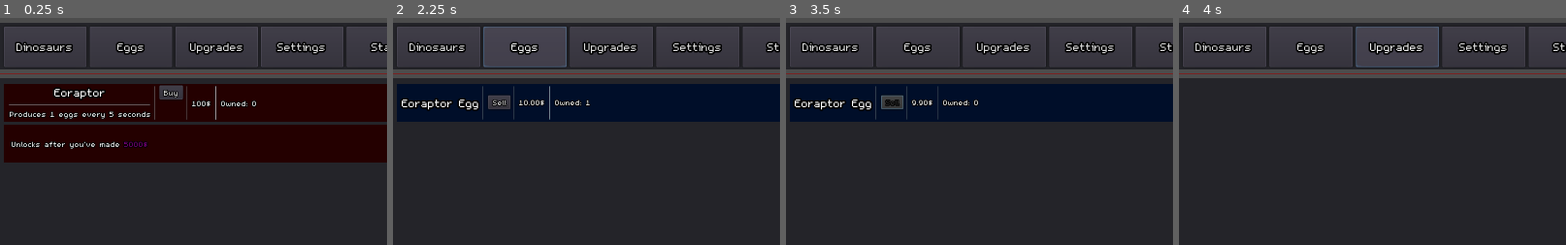
Above: before the commit, frames 1-4 (left to right).
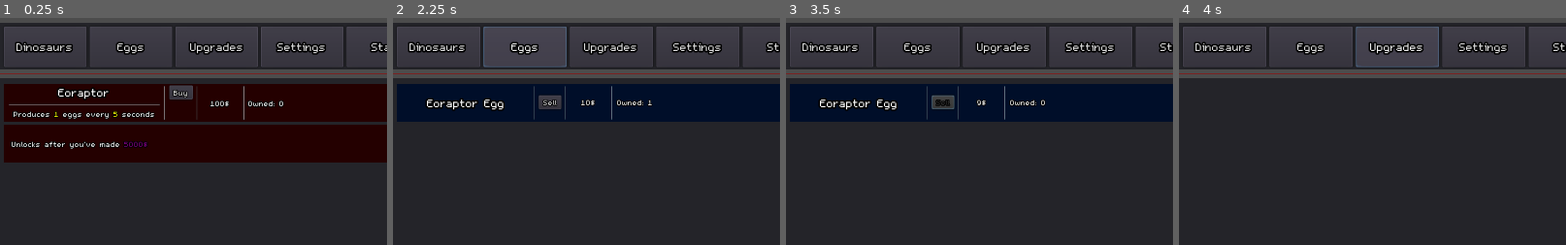
Above: after the commit, the same moments.

Repository: redaloe/dino-farmer
Game: Godot game, scene res://Main.tscn
Two runs of this game, one before a commit and one after it. Both use one fixed random seed, a clock stepped at 60 frames per second and the inputs below.
Inputs:
- Up to frame 1 (0.25 s): no input
- Up to frame 2 (2.25 s): click "Buy" at 0.5 s; click "Dinosaurs" at 1.25 s; click "Eggs" at 2 s
- Up to frame 3 (3.5 s): click "Sell" at 2.75 s
- Up to frame 4 (4 s): click "Upgrades" at 3.5 s
The pictures show only the part of the screen within x 1-51%, y 0-50%; the shares and areas given below are measured in that part.

The runs differ from the first frame. In frame 1, 2.0% of the frame differs, in the area x 2-74%, y 29-45%; in frame 2, 2.0%; in frame 3, 1.9%; in frame 4, nothing differs.

Commit message:
visual improvements
switched visually_pleasing function to Game to allow it to be accessed everywhere
applied it to dino and egg prices
added padding to make buy and sell buttons in consistent places

Diff:
--- a/DinoPanel.gd
+++ b/DinoPanel.gd
@@ -18,7 +18,7 @@
 	nameLabel.text=fname
 #	amountLabel.text=String(Game.dinos[fname])
 	profitLabel.text="Produces "+String(clutch)+" eggs every "+String(period)+" seconds"
-	#profitLabel.bbcode_text="[center]Produces [color=purple]%d[/color] eggs every [color=purple]%d[/color] seconds[/center]" % [clutch,period]
+	profitLabel.bbcode_text="[center]Produces [color=yellow]%d[/color] eggs every [color=yellow]%d[/color] seconds[/center]" % [clutch,period]
 	$Timer.wait_time=period
 
 func _process(delta):
@@ -27,7 +27,7 @@
 		queue_free()
 	else:
 		amountLabel.text="Owned: "+String(Game.dinos[fname])
-		priceLabel.text=String(ceil(Game.dino_prices[fname]))+"$"
+		priceLabel.text=Game.visually_pleasing(Game.dino_prices[fname])
 		if (Game.money<Game.dino_prices[fname]):
 			$Panel/HBoxContainer/VBoxContainer2/Buy.disabled=true
 		else:
@@ -51,7 +51,7 @@
 		Game.dinos[fname]+=1
 		amountLabel.text=String(Game.dinos[fname])
 		Game.dino_prices[fname]=Game.dino_prices[fname]*price_coefficient
-		priceLabel.text=String(ceil(Game.dino_prices[fname]))+"$"
+		priceLabel.text=Game.visually_pleasing(Game.dino_prices[fname])
 
 func _on_Timer_timeout():
 	Game.eggs[fname]+=clutch*Game.dinos[fname]
--- a/DinoPanel.tscn
+++ b/DinoPanel.tscn
@@ -47,13 +47,13 @@
 }
 
 [node name="VBoxContainer" type="VBoxContainer" parent="Panel/HBoxContainer"]
-margin_right = 120.0
+margin_right = 200.0
 margin_bottom = 45.0
 size_flags_horizontal = 3
 size_flags_vertical = 3
 
 [node name="Name" type="Label" parent="Panel/HBoxContainer/VBoxContainer"]
-margin_right = 120.0
+margin_right = 200.0
 margin_bottom = 19.0
 rect_min_size = Vector2( 120, 0 )
 size_flags_horizontal = 3
@@ -64,28 +64,31 @@
 
 [node name="HSeparator" type="HSeparator" parent="Panel/HBoxContainer/VBoxContainer"]
 margin_top = 23.0
-margin_right = 120.0
+margin_right = 200.0
 margin_bottom = 27.0
 size_flags_vertical = 4
 
-[node name="Profit" type="Label" parent="Panel/HBoxContainer/VBoxContainer"]
+[node name="Profit" type="RichTextLabel" parent="Panel/HBoxContainer/VBoxContainer"]
 margin_top = 31.0
-margin_right = 120.0
+margin_right = 200.0
 margin_bottom = 45.0
+rect_min_size = Vector2( 200, 0 )
 size_flags_horizontal = 3
-size_flags_vertical = 7
+size_flags_vertical = 3
 theme = SubResource( 3 )
-text = "1337"
-align = 1
+bbcode_enabled = true
+bbcode_text = "Produces 30 eggs every 120 seconds"
+text = "Produces 30 eggs every 120 seconds"
+scroll_active = false
 
 [node name="VSeparator" type="VSeparator" parent="Panel/HBoxContainer"]
-margin_left = 124.0
-margin_right = 128.0
+margin_left = 204.0
+margin_right = 208.0
 margin_bottom = 45.0
 
 [node name="VBoxContainer2" type="VBoxContainer" parent="Panel/HBoxContainer"]
-margin_left = 132.0
-margin_right = 162.0
+margin_left = 212.0
+margin_right = 242.0
 margin_bottom = 45.0
 
 [node name="Buy" type="Button" parent="Panel/HBoxContainer/VBoxContainer2"]
@@ -107,15 +110,16 @@
 text = "Sell"
 
 [node name="VSeparator2" type="VSeparator" parent="Panel/HBoxContainer"]
-margin_left = 166.0
-margin_right = 170.0
+margin_left = 246.0
+margin_right = 250.0
 margin_bottom = 45.0
 
 [node name="Price" type="Label" parent="Panel/HBoxContainer"]
-margin_left = 174.0
+margin_left = 254.0
 margin_top = 16.0
-margin_right = 198.0
+margin_right = 304.0
 margin_bottom = 29.0
+rect_min_size = Vector2( 50, 0 )
 size_flags_horizontal = 3
 size_flags_vertical = 6
 theme = SubResource( 3 )
@@ -123,14 +127,14 @@
 align = 1
 
 [node name="VSeparator3" type="VSeparator" parent="Panel/HBoxContainer"]
-margin_left = 202.0
-margin_right = 206.0
+margin_left = 308.0
+margin_right = 312.0
 margin_bottom = 45.0
 
 [node name="Amount" type="Label" parent="Panel/HBoxContainer"]
-margin_left = 210.0
+margin_left = 316.0
 margin_top = 16.0
-margin_right = 222.0
+margin_right = 328.0
 margin_bottom = 29.0
 size_flags_horizontal = 3
 size_flags_vertical = 6
--- a/EggPanel.gd
+++ b/EggPanel.gd
@@ -25,7 +25,7 @@
 		queue_free()
 	else:
 		amountLabel.text="Owned: "+String(Game.eggs[fname])
-		priceLabel.text="%.2f$" % Game.market[fname]
+		priceLabel.text=Game.visually_pleasing(Game.market[fname])
 		if(Game.eggs[fname]<1):
 			$Panel/HBoxContainer/Button.disabled=true
 		else:
--- a/EggPanel.tscn
+++ b/EggPanel.tscn
@@ -45,19 +45,20 @@
 }
 
 [node name="VBoxContainer" type="VBoxContainer" parent="Panel/HBoxContainer"]
-margin_right = 39.0
+margin_right = 170.0
 margin_bottom = 44.0
 size_flags_horizontal = 3
 size_flags_vertical = 3
 
 [node name="Name" type="Label" parent="Panel/HBoxContainer/VBoxContainer"]
 margin_top = 12.0
-margin_right = 39.0
+margin_right = 170.0
 margin_bottom = 31.0
+rect_min_size = Vector2( 170, 0 )
 size_flags_horizontal = 3
 size_flags_vertical = 6
 theme = SubResource( 1 )
-text = "Name"
+text = "Herrerasaurus Egg"
 align = 1
 
 [node name="HSeparator" type="HSeparator" parent="Panel/HBoxContainer/VBoxContainer"]
@@ -79,14 +80,14 @@
 align = 1
 
 [node name="VSeparator" type="VSeparator" parent="Panel/HBoxContainer"]
-margin_left = 43.0
-margin_right = 47.0
+margin_left = 174.0
+margin_right = 178.0
 margin_bottom = 44.0
 
 [node name="Button" type="Button" parent="Panel/HBoxContainer"]
-margin_left = 51.0
+margin_left = 182.0
 margin_top = 12.0
-margin_right = 89.0
+margin_right = 212.0
 margin_bottom = 31.0
 rect_pivot_offset = Vector2( -321, 155 )
 size_flags_horizontal = 3
@@ -95,15 +96,16 @@
 text = "Sell"
 
 [node name="VSeparator2" type="VSeparator" parent="Panel/HBoxContainer"]
-margin_left = 93.0
-margin_right = 97.0
+margin_left = 216.0
+margin_right = 220.0
 margin_bottom = 44.0
 
 [node name="Price" type="Label" parent="Panel/HBoxContainer"]
-margin_left = 101.0
+margin_left = 224.0
 margin_top = 15.0
-margin_right = 140.0
+margin_right = 274.0
 margin_bottom = 28.0
+rect_min_size = Vector2( 50, 0 )
 size_flags_horizontal = 3
 size_flags_vertical = 6
 theme = SubResource( 3 )
@@ -111,14 +113,14 @@
 align = 1
 
 [node name="VSeparator3" type="VSeparator" parent="Panel/HBoxContainer"]
-margin_left = 144.0
-margin_right = 148.0
+margin_left = 278.0
+margin_right = 282.0
 margin_bottom = 44.0
 
 [node name="Amount" type="Label" parent="Panel/HBoxContainer"]
-margin_left = 152.0
+margin_left = 286.0
 margin_top = 15.0
-margin_right = 191.0
+margin_right = 298.0
 margin_bottom = 28.0
 size_flags_horizontal = 3
 size_flags_vertical = 6
--- a/Game.gd
+++ b/Game.gd
@@ -19,6 +19,19 @@
 func _ready():
 	pass # Replace with function body.
 
+func visually_pleasing(number:int) -> String:
+	var suffixes={3:"k",6:"m",9:"b",12:"t"}
+	var result
+	for p in suffixes:
+		if number/pow(10,p)>=1:
+			if p!=suffixes.keys()[suffixes.keys().size()-1] and number/pow(10,p+3)>=1:
+				continue
+			else:
+				result="%.2f%s$" % [(number/pow(10,p)),suffixes[p]]
+				return result
+		else:
+			return "%d$" % number
+	return "oopsie doopsie woopsie you made a fuckie wuckie uwu"
 
 # Called every frame. 'delta' is the elapsed time since the previous frame.
 #func _process(delta):
--- a/Main.gd
+++ b/Main.gd
@@ -32,7 +32,7 @@
 # Called every frame. 'delta' is the elapsed time since the previous frame.
 func _process(_delta):
 
-	money_label.text="Money: "+visually_pleasing(floor(Game.money))
+	money_label.text="Money: "+Game.visually_pleasing(floor(Game.money))
 	timer_label.text="Egg market updates in: %02d" % ($MarketTimer.time_left+1)
 	update_stats()
 	for dino in Game.dino_list:
@@ -158,19 +158,7 @@
 	for stat in Game.stats:
 		stat_label.append_bbcode("%s: [color=gold]%d[/color] \n" % [stat,Game.stats[stat]])
 
-func visually_pleasing(number:int) -> String:
-	var suffixes={3:"k",6:"m",9:"b",12:"t"}
-	var result
-	for p in suffixes:
-		if number/pow(10,p)>=1:
-			if p!=suffixes.keys()[suffixes.keys().size()-1] and number/pow(10,p+3)>=1:
-				continue
-			else:
-				result="%.2f%s$" % [(number/pow(10,p)),suffixes[p]]
-				return result
-		else:
-			return "%d$" % number
-	return "oopsie doopsie woopsie you made a fuckie wuckie uwu"
+
 
 
 func _on_Autosave_toggled(button_pressed):
